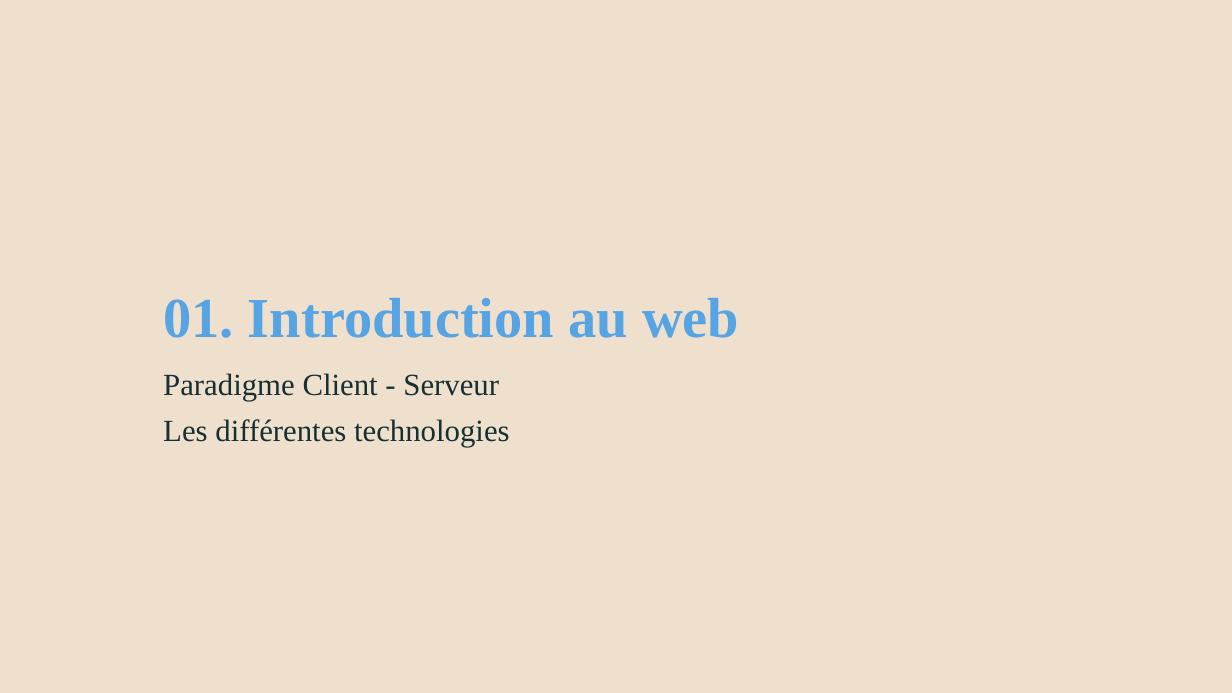
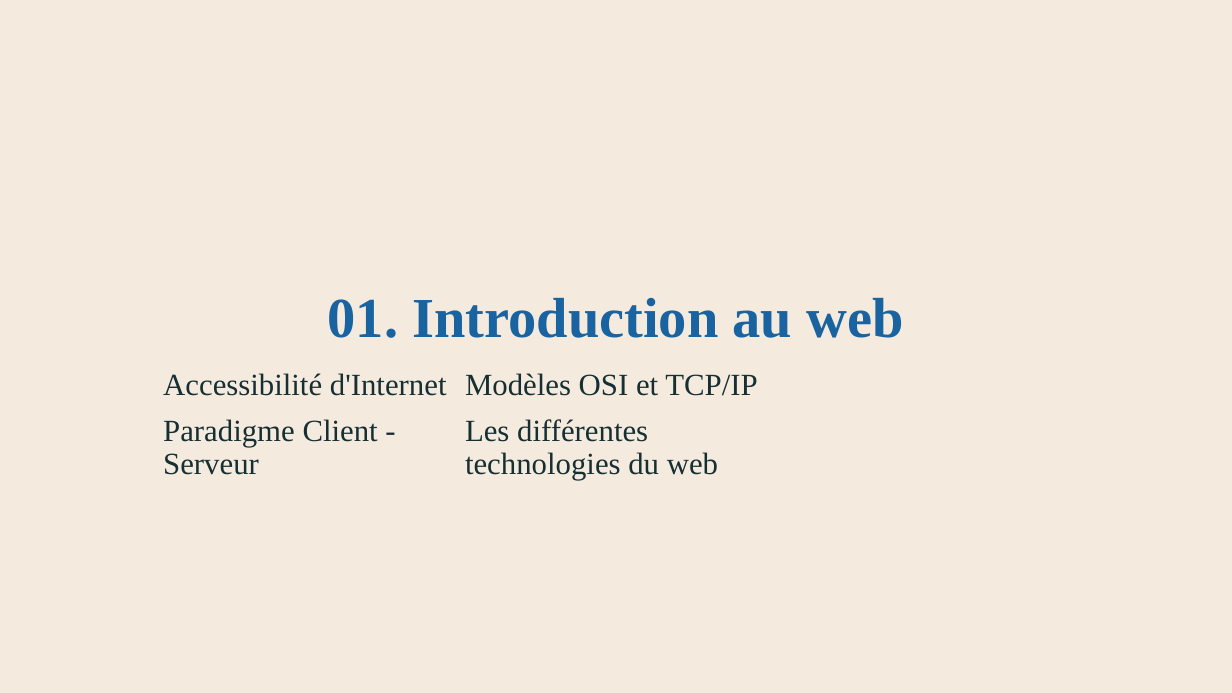
Before and after one commit to AlainWafflard/4IPW3, a slide deck: slide 5 of syllabus/01_introduction/syllabus_01_intro.pptx. Drawn at 1232x693 pixels with LibreOffice and Linux fonts; fonts in the diff are those of the drawing; background and template pictures are left out. Boxes give left, top, right and bottom in pixels: in the first picture for what was removed or moved away, otherwise in the second. Text is boxed around its words. In the diff, an @@ line names an element or a change of style, - is before the commit and + after.

Commit message:
révision syllabus client-side

```diff
--- a/syllabus/01_introduction/syllabus_01_intro.pptx
+++ b/syllabus/01_introduction/syllabus_01_intro.pptx
@@ background #EFDFCD to #F5EADE @@
@@ title "01. Introduction au web" at box(328, 298, 903, 338): text colour #56A4E4 to #1963A1; alignment left to centre @@
@@ subtitle "Accessibilité d'Internet" at box(163, 373, 757, 480): more space between paragraphs; columns 1 to 3 @@
@@ subtitle at box(163, 373, 447, 396): paragraph added @@
+Accessibilité d'Internet
@@ subtitle at box(465, 373, 757, 480): text changed @@
-Les différentes technologies
+Modèles OSI et TCP/IP
+Les différentes technologies du web
```
Also in this commit, not shown: 27 other slides changed, 5 slides added, 23 other files.
